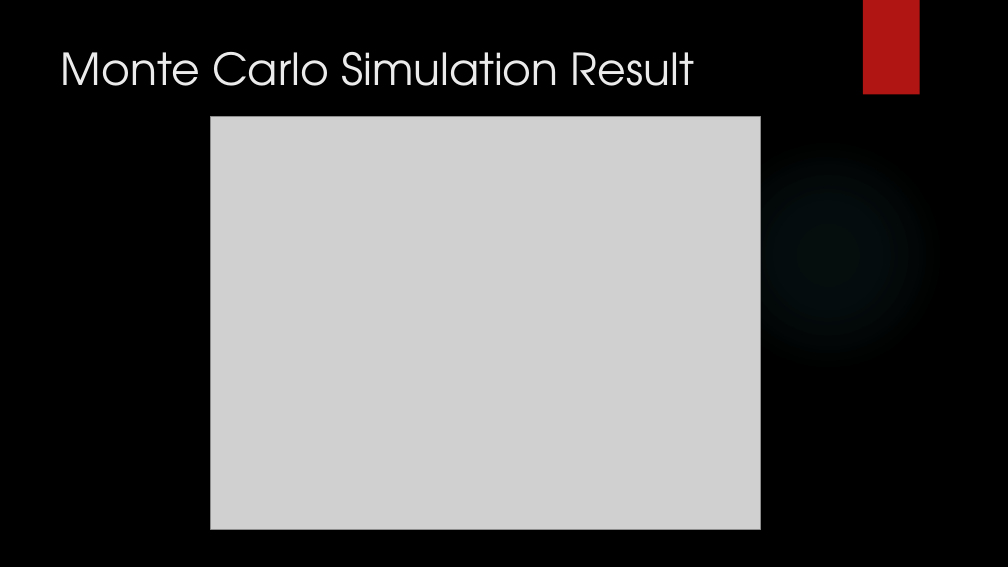
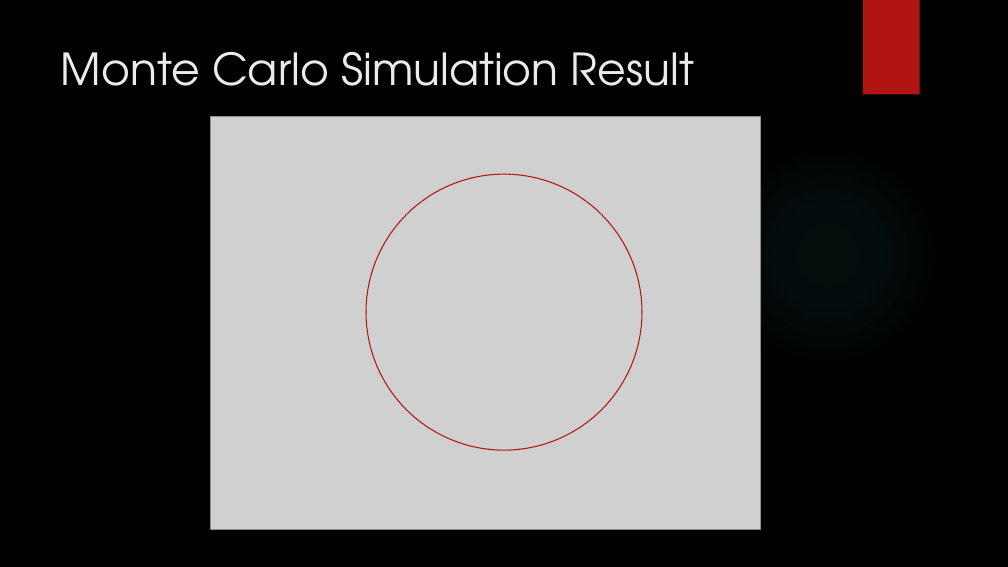
Before and after one commit to KAANVOLKAN05/GPGPU_Research, a slide deck: slide 5 of MonteCarlo/MonteCarloProj/Presentation for West River.pptx (slide 6 before the commit). Drawn at 1008x567 pixels with LibreOffice and Linux fonts; fonts in the diff are those of the drawing; grey boxes stand for pictures; background and template pictures are left out. Boxes give left, top, right and bottom in pixels: in the first picture for what was removed or moved away, otherwise in the second. Text is boxed around its words. In the diff, an @@ line names an element or a change of style, - is before the commit and + after.

```diff
--- a/MonteCarlo/MonteCarloProj/Presentation for West River.pptx
+++ b/MonteCarlo/MonteCarloProj/Presentation for West River.pptx
@@ ellipse added at (366, 174, 642, 450), outline #B01513 1 pt @@
```
Also in this commit, not shown: 4 other slides changed, 3 slides added, 8 slides removed, 1 other file.
